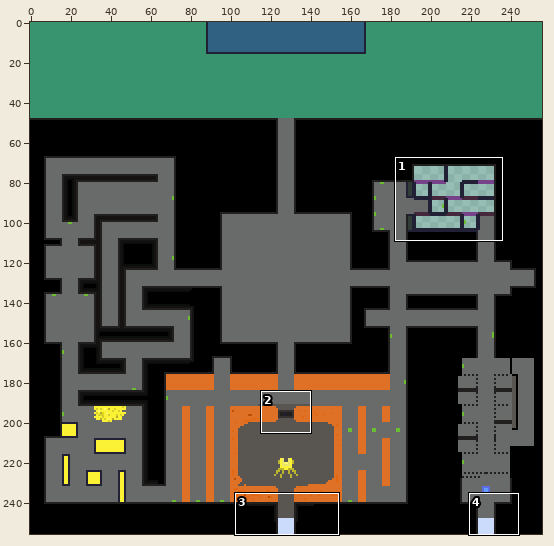
File history of a pixel-art file, Assets/Sprite-DraftMap.aseprite. The picture above shows the old version from afar; the outline marks the close-up.
Close-up. Before:
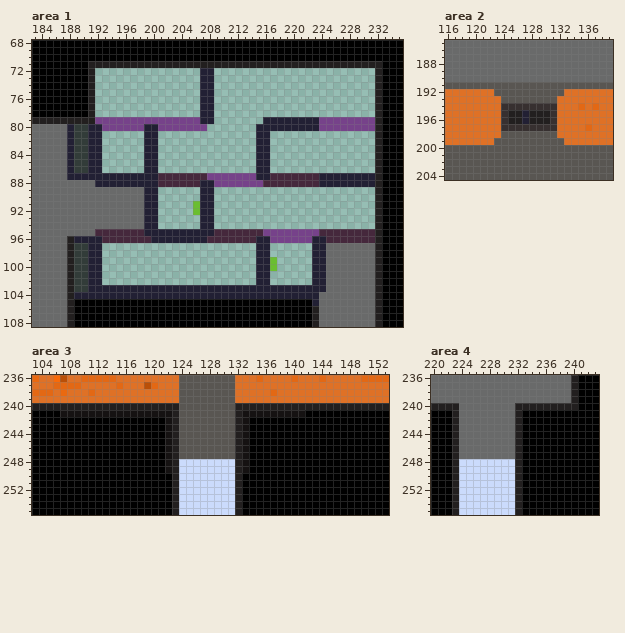
256x256 pixels, 1 frame. Colours within 5 levels of each other are drawn and written as one. Shown: area 1: x 183..235, y 68..108; area 2: x 116..139, y 185..204; area 3: x 103..153, y 236..255; area 4: x 220..243, y 236..255. The commit also changed other parts of the picture, which this record leaves out.
The same view after the edit:
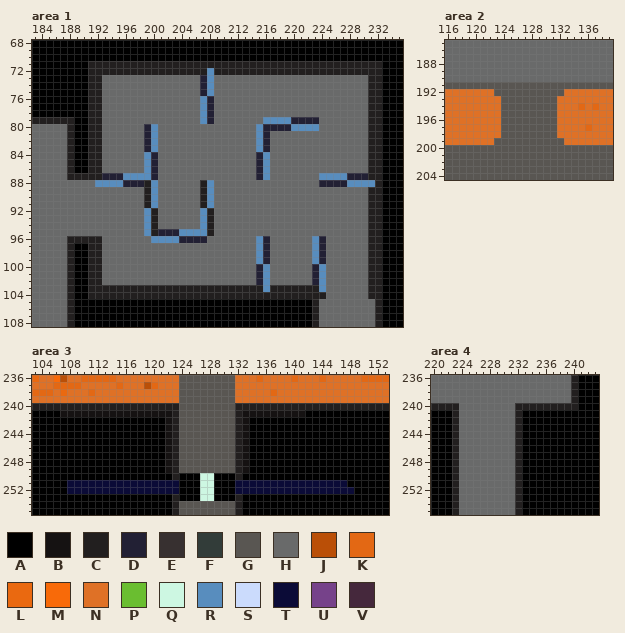
Palette (. is transparent): A #000000  B #151212  C #221f1f  D #222034  E #373030  F #323c39  G #595652  H #696a6a  J #ba4f07  K #e36814  L #ea6910  M #f86a09  N #df7126  P #6abe30  Q #cdf7e2  R #588dbe  S #cbdbfc  T #0b0b37  U #76428a  V #45283c
From old to new:
--- area 1
@@ x 183..235 @@
  71 AAAAAAAACCCCCCCCCCCCCCCCCCCCCCCCCCCCCCCCCCCCCCCCCCAAA
- 72 AAAAAAAAC...............DD.......................CAAA
- 73 AAAAAAAAC...............DD.......................CAAA
- 74 AAAAAAAAC...............DD.......................CAAA
- 75 AAAAAAAAC...............DD.......................CAAA
- 76 AAAAAAAAC...............DD.......................CAAA
- 77 AAAAAAAAC...............DD.......................CAAA
- 78 AAAAAAAAC...............DD.......................CAAA
- 79 CCCCCCCCCUUUUUUUUUUUUUUUDD.......DDDDDDDDUUUUUUUUCAAA
- 80 HHHHHDFFDDUUUUUUDDUUUUUUU.......DDDDDDDDDUUUUUUUUCAAA
- 81 HHHHHDFFDD......DD..............DD...............CAAA
- 82 HHHHHDFFDD......DD..............DD...............CAAA
- 83 HHHHHDFFDD......DD..............DD...............CAAA
- 84 HHHHHDFFDD......DD..............DD...............CAAA
- 85 HHHHHDFFDD......DD..............DD...............CAAA
- 86 HHHHHDFFDD......DD..............DD...............CAAA
- 87 HHHHHDDDDDDDDDDDDDVVVVVVVUUUUUUUDDVVVVVVVDDDDDDDDCAAA
- 88 HHHHHHHHHDDDDDDDDDVVVVVVDDUUUUUUUVVVVVVVVDDDDDDDDCAAA
- 89 HHHHHHHHHHHHHHHHDD......DD.......................CAAA
- 90 HHHHHHHHHHHHHHHHDD......DD.......................CAAA
- 91 HHHHHHHHHHHHHHHHDD.....PDD.......................CAAA
- 92 HHHHHHHHHHHHHHHHDD.....PDD.......................CAAA
- 93 HHHHHHHHHHHHHHHHDD......DD.......................CAAA
- 94 HHHHHHHHHHHHHHHHDD......DD.......................CAAA
- 95 HHHHHHHHHVVVVVVVDDDDDDDDDDVVVVVVVUUUUUUUUVVVVVVVVCAAA
- 96 HHHHHCDDDDVVVVVVVDDDDDDDDVVVVVVVDDUUUUUUDDVVVVVVVCAAA
- 97 HHHHHCFFDD......................DD......DDHHHHHHHCAAA
- 98 HHHHHCFFDD......................DD......DDHHHHHHHCAAA
- 99 HHHHHCFFDD......................DDP.....DDHHHHHHHCAAA
-100 HHHHHCFFDD......................DDP.....DDHHHHHHHCAAA
-101 HHHHHCFFDD......................DD......DDHHHHHHHCAAA
-102 HHHHHCFFDD......................DD......DDHHHHHHHCAAA
-103 HHHHHCFFDDDDDDDDDDDDDDDDDDDDDDDDDDDDDDDDDDHHHHHHHCAAA
-104 HHHHHCDDDDDDDDDDDDDDDDDDDDDDDDDDDDDDDDDDDHHHHHHHHCAAA
-105 HHHHHCAAAAAAAAAAAAAAAAAAAAAAAAAAAAAAAAAADHHHHHHHHCAAA
+ 72 AAAAAAAACCCCCCCCCCCCCCCCCRCCCCCCCCCCCCCCCCCCCCCCCCAAA
+ 73 AAAAAAAACCHHHHHHHHHHHHHHDRHHHHHHHHHHHHHHHHHHHHHHCCAAA
+ 74 AAAAAAAACCHHHHHHHHHHHHHHDRHHHHHHHHHHHHHHHHHHHHHHCCAAA
+ 75 AAAAAAAACCHHHHHHHHHHHHHHDRHHHHHHHHHHHHHHHHHHHHHHCCAAA
+ 76 AAAAAAAACCHHHHHHHHHHHHHHRDHHHHHHHHHHHHHHHHHHHHHHCCAAA
+ 77 AAAAAAAACCHHHHHHHHHHHHHHRDHHHHHHHHHHHHHHHHHHHHHHCCAAA
+ 78 AAAAAAAACCHHHHHHHHHHHHHHRDHHHHHHHHHHHHHHHHHHHHHHCCAAA
+ 79 CCCCCCAACCHHHHHHHHHHHHHHRDHHHHHHHRRRRDDDDHHHHHHHCCAAA
+ 80 HHHHHCAACCHHHHHHDRHHHHHHHHHHHHHHRDDDDRRRRHHHHHHHCCAAA
+ 81 HHHHHCAACCHHHHHHDRHHHHHHHHHHHHHHRDHHHHHHHHHHHHHHCCAAA
+ 82 HHHHHCAACCHHHHHHDRHHHHHHHHHHHHHHRDHHHHHHHHHHHHHHCCAAA
+ 83 HHHHHCAACCHHHHHHDRHHHHHHHHHHHHHHRDHHHHHHHHHHHHHHCCAAA
+ 84 HHHHHCAACCHHHHHHRDHHHHHHHHHHHHHHDRHHHHHHHHHHHHHHCCAAA
+ 85 HHHHHCAACCHHHHHHRDHHHHHHHHHHHHHHDRHHHHHHHHHHHHHHCCAAA
+ 86 HHHHHCAACCHHHHHHRDHHHHHHHHHHHHHHDRHHHHHHHHHHHHHHCCAAA
+ 87 HHHHHCCCCCDDDRRRRDHHHHHHHHHHHHHHDRHHHHHHHRRRRDDDCCAAA
+ 88 HHHHHHHHHRRRRDDDCRHHHHHHCRHHHHHHHHHHHHHHHDDDDRRRRCAAA
+ 89 HHHHHHHHHHHHHHHHCRHHHHHHCRHHHHHHHHHHHHHHHHHHHHHHCCAAA
+ 90 HHHHHHHHHHHHHHHHCRHHHHHHCRHHHHHHHHHHHHHHHHHHHHHHCCAAA
+ 91 HHHHHHHHHHHHHHHHCRHHHHHHCRHHHHHHHHHHHHHHHHHHHHHHCCAAA
+ 92 HHHHHHHHHHHHHHHHRCHHHHHHRCHHHHHHHHHHHHHHHHHHHHHHCCAAA
+ 93 HHHHHHHHHHHHHHHHRCHHHHHHRCHHHHHHHHHHHHHHHHHHHHHHCCAAA
+ 94 HHHHHHHHHHHHHHHHRCHHHHHHRCHHHHHHHHHHHHHHHHHHHHHHCCAAA
+ 95 HHHHHHHHHHHHHHHHRCDDDRRRRCHHHHHHHHHHHHHHHHHHHHHHCCAAA
+ 96 HHHHHCCCCCHHHHHHHRRRRDDDDHHHHHHHRDHHHHHHRDHHHHHHCCAAA
+ 97 HHHHHCAACCHHHHHHHHHHHHHHHHHHHHHHRDHHHHHHRDHHHHHHCCAAA
+ 98 HHHHHCAACCHHHHHHHHHHHHHHHHHHHHHHRDHHHHHHRDHHHHHHCCAAA
+ 99 HHHHHCAACCHHHHHHHHHHHHHHHHHHHHHHRDHHHHHHRDHHHHHHCCAAA
+100 HHHHHCAACCHHHHHHHHHHHHHHHHHHHHHHDRHHHHHHDRHHHHHHCCAAA
+101 HHHHHCAACCHHHHHHHHHHHHHHHHHHHHHHDRHHHHHHDRHHHHHHCCAAA
+102 HHHHHCAACCHHHHHHHHHHHHHHHHHHHHHHDRHHHHHHDRHHHHHHCCAAA
+103 HHHHHCAACCCCCCCCCCCCCCCCCCCCCCCCCRCCCCCCCRHHHHHHCCAAA
+104 HHHHHCAACCCCCCCCCCCCCCCCCCCCCCCCCCCCCCCCCCHHHHHHCCAAA
+105 HHHHHCAAAAAAAAAAAAAAAAAAAAAAAAAAAAAAAAAACHHHHHHHHCAAA
 106 HHHHHCAAAAAAAAAAAAAAAAAAAAAAAAAAAAAAAAAACHHHHHHHHCAAA
--- area 2
@@ x 122..133 @@
 193 NNGGGGGGGGNN
-194 NNEEEEEEEENN
-195 NNECCDCCCENN
-196 NNECCDCCCENN
-197 NNEEEEEEEENN
+194 NNGGGGGGGGNN
+195 NNGGGGGGGGNN
+196 NNGGGGGGGGNN
+197 NNGGGGGGGGNN
 198 NNGGGGGGGGNN
--- area 3
@@ x 103..153 @@
 247 AAAAAAAAAAAAAAAAAAABCGGGGGGGGCBAAAAAAAAAAAAAAAAAAAA
-248 AAAAAAAAAAAAAAAAAAABCSSSSSSSSCBAAAAAAAAAAAAAAAAAAAA
-249 AAAAAAAAAAAAAAAAAAABCSSSSSSSSCBAAAAAAAAAAAAAAAAAAAA
-250 AAAAAAAAAAAAAAAAAAAACSSSSSSSSCAAAAAAAAAAAAAAAAAAAAA
-251 AAAAAAAAAAAAAAAAAAAACSSSSSSSSCAAAAAAAAAAAAAAAAAAAAA
-252 AAAAAAAAAAAAAAAAAAAACSSSSSSSSCAAAAAAAAAAAAAAAAAAAAA
-253 AAAAAAAAAAAAAAAAAAAACSSSSSSSSCAAAAAAAAAAAAAAAAAAAAA
-254 AAAAAAAAAAAAAAAAAAAACSSSSSSSSCAAAAAAAAAAAAAAAAAAAAA
-255 AAAAAAAAAAAAAAAAAAAACSSSSSSSSCAAAAAAAAAAAAAAAAAAAAA
+248 AAAAAAAAAAAAAAAAAAABCGGGGGGGGCBAAAAAAAAAAAAAAAAAAAA
+249 AAAAAAAAAAAAAAAAAAABCGGGGGGGGCBAAAAAAAAAAAAAAAAAAAA
+250 AAAAAAAAAAAAAAAAAAAACAAAQQAAACAAAAAAAAAAAAAAAAAAAAA
+251 AAAAATTTTTTTTTTTTTTTTAAAQQAAATTTTTTTTTTTTTTTTAAAAAA
+252 AAAAATTTTTTTTTTTTTTTTAAAQQAAATTTTTTTTTTTTTTTTTAAAAA
+253 AAAAAAAAAAAAAAAAAAAACAAAQQAAACAAAAAAAAAAAAAAAAAAAAA
+254 AAAAAAAAAAAAAAAAAAAACGGGGGGGGCAAAAAAAAAAAAAAAAAAAAA
+255 AAAAAAAAAAAAAAAAAAAACGGGGGGGGCAAAAAAAAAAAAAAAAAAAAA
--- area 4
@@ x 222..233 @@
 247 ACHHHHHHHHCA
-248 ACSSSSSSSSCA
-249 ACSSSSSSSSCA
-250 ACSSSSSSSSCA
-251 ACSSSSSSSSCA
-252 ACSSSSSSSSCA
-253 ACSSSSSSSSCA
-254 ACSSSSSSSSCA
-255 ACSSSSSSSSCA
+248 ACHHHHHHHHCA
+249 ACHHHHHHHHCA
+250 ACHHHHHHHHCA
+251 ACHHHHHHHHCA
+252 ACHHHHHHHHCA
+253 ACHHHHHHHHCA
+254 ACHHHHHHHHCA
+255 ACHHHHHHHHCA
Where, in picture pixels (left, top, right, bottom), the same in both close-ups:
changed: (67, 68, 375, 306)
changed: (501, 103, 557, 131)
changed: (67, 459, 354, 515)
changed: (459, 459, 515, 515)
